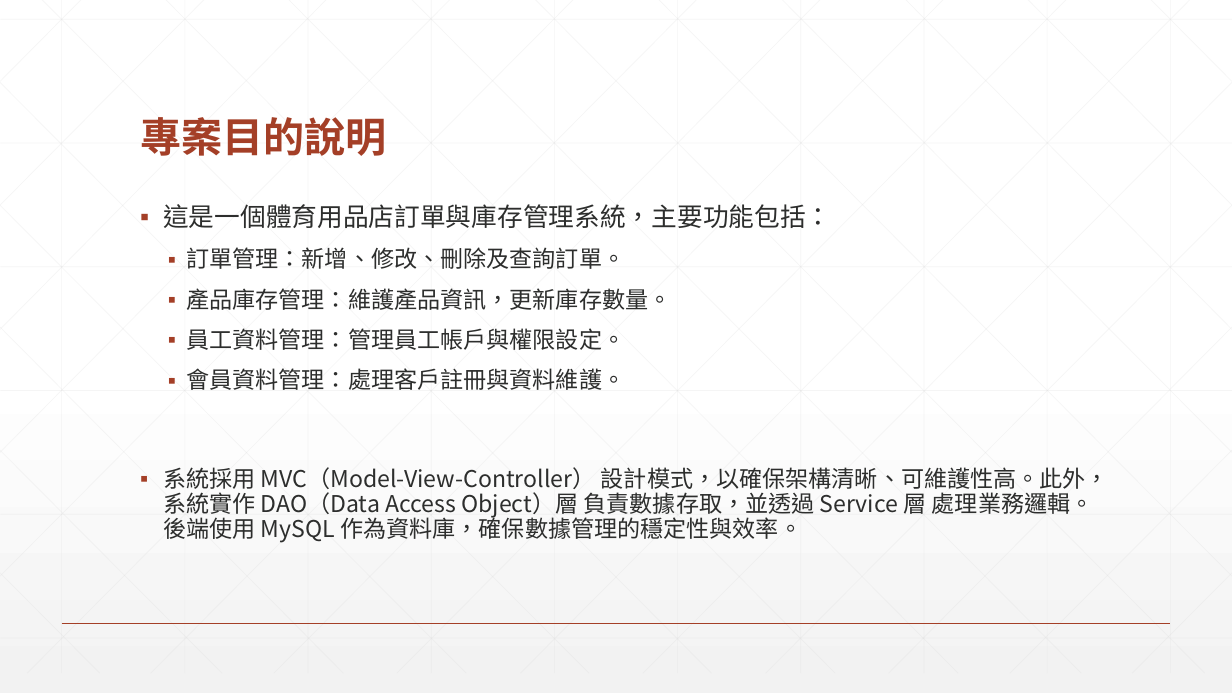
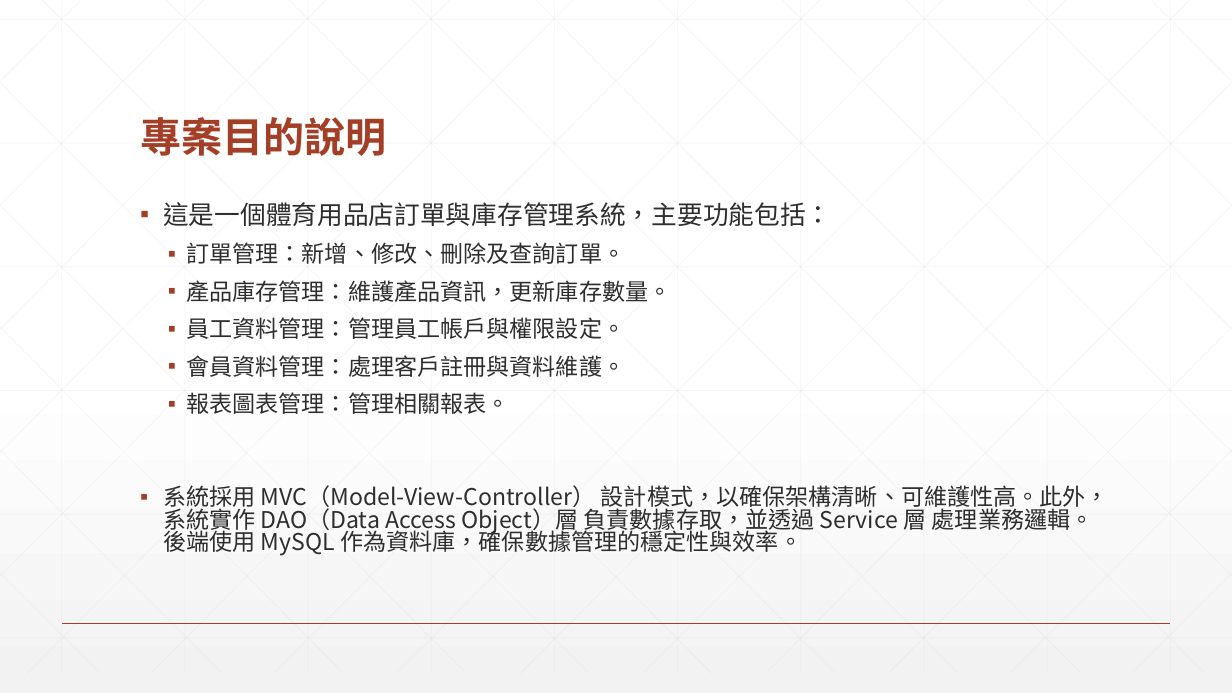
Before and after one commit to guyverfax/SportProject, a slide deck: slide 3 of 作業5-體育用品店訂單和庫存管理系統.pptx. Drawn at 1232x693 pixels with LibreOffice and Linux fonts; fonts in the diff are those of the drawing. Boxes give left, top, right and bottom in pixels: in the first picture for what was removed or moved away, otherwise in the second. Text is boxed around its words. In the diff, an @@ line names an element or a change of style, - is before the commit and + after.

```diff
--- a/作業5-體育用品店訂單和庫存管理系統.pptx
+++ b/作業5-體育用品店訂單和庫存管理系統.pptx
@@ text at (x1=163, y1=202, x2=1109, y2=556): line spacing 0.9 to 0.8 @@
@@ text at (x1=186, y1=392, x2=509, y2=414): paragraph added @@
+  ▪ 報表圖表管理：管理相關報表。
```
Also in this commit, not shown: 9 other slides changed, 27 slides added, 2 slides removed.
